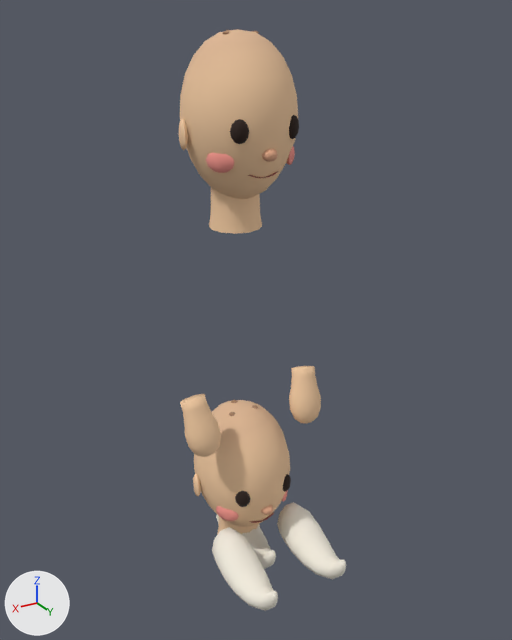
Two versions of the Blender file packages/client/assets/monk/monk.blend, one commit apart.
Before and after are seen from a camera (50 mm lens) standing at (0.71, 1.271, 1.192) and looking at (-0.01, 0.071, 0.593). Arrows for +X, +Y and +Z are at lower left; the lights stay in place. The older version comes first. The same objects are shown in both versions, whatever each file hides.

The first picture shows 'face', 'face_0', 'foot', 'foot_0', 'foot_1', 'hand_0', 'hand_1', 'head', 'head_0' and 1 more.
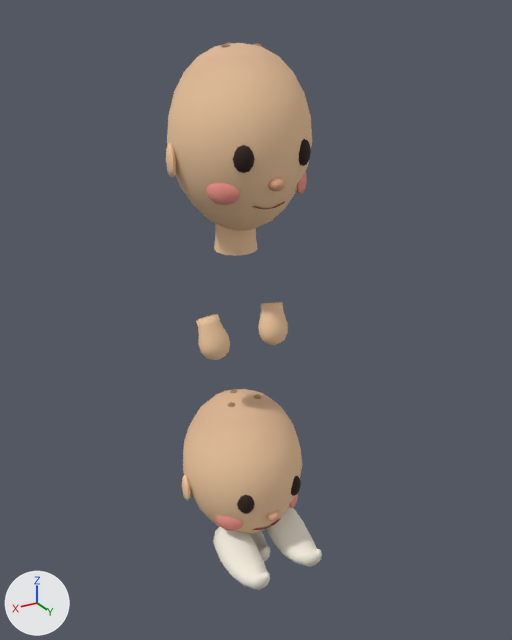
Diff of the bpy script that builds the scene:
```diff
--- a/packages/client/assets/monk/monk.blend.py
+++ b/packages/client/assets/monk/monk.blend.py
@@ me_head_mesh @@
-me_head_mesh.from_pydata(...)  # 354 vertices, 360 faces; spans x -0.124..0.124, y -0.108..0.148, z -0.025..0.358
+me_head_mesh.from_pydata(...)  # 354 vertices, 360 faces; spans x -0.154..0.154, y -0.129..0.174, z -0.025..0.385
+# me_head_mesh part 1: the loose piece of 222 vertices spanning x -0.113..0.113, y -0.108..0.148, z 0.038..0.358 is scaled about its middle by (1.25, 1.18, 1.12), then moved by (0.0, 0.003, 0.007)
+# me_head_mesh part 2: the loose piece of 48 vertices spanning x 0.106..0.124, y -0.011..0.027, z 0.143..0.203 is scaled about its middle by (1.12, 1.12, 1.13), then moved by (0.028, 0.001, 0.004)
+# me_head_mesh part 3: the loose piece of 36 vertices spanning x -0.056..0.056, y -0.052..0.06, z -0.025..0.058 is rebuilt with 36 vertices and now spans x -0.046..0.046, y -0.042..0.05, z -0.025..0.045
+# other edits to the shape of me_head_mesh do not show in these pictures
 me_head_mesh.materials.append(mat_monk_skin)
@@ me_face_mesh @@
-me_face_mesh.from_pydata(...)  # 263 vertices, 280 faces; spans x -0.096..0.096, y 0.062..0.152, z 0.098..0.211
+me_face_mesh.from_pydata(...)  # 263 vertices, 280 faces; spans x -0.111..0.111, y 0.09..0.178, z 0.092..0.22
+# me_face_mesh part 4: the loose piece of 44 vertices spanning x -0.073..-0.043, y 0.113..0.14, z 0.166..0.211 is turned -5.1 degrees about the z axis through its middle and scaled by 1.12, then moved by (-0.007, 0.027, 0.006)
+# me_face_mesh part 5: the loose piece of 48 vertices spanning x -0.096..-0.06, y 0.062..0.112, z 0.109..0.153 is turned -8.4 degrees about the z axis through its middle and scaled by 1.13, then moved by (-0.01, 0.028, -0.002)
+# me_face_mesh part 6: the loose piece of 44 vertices spanning x 0.043..0.073, y 0.113..0.14, z 0.166..0.211 is turned 5.1 degrees about the z axis through its middle and scaled by 1.12, then moved by (0.007, 0.027, 0.006)
+# me_face_mesh part 7: the loose piece of 48 vertices spanning x 0.06..0.096, y 0.062..0.112, z 0.109..0.153 is turned 8.4 degrees about the z axis through its middle and scaled by 1.13, then moved by (0.01, 0.028, -0.002)
+# me_face_mesh part 8: a new loose piece, a UV sphere (8 segments, 6 rings, poles along z) spanning x -0.018..0.018, y 0.142..0.178, z 0.129..0.159, in mat_monk_nose
+# me_face_mesh part 9: the loose piece of 37 vertices spanning x -0.034..0.034, y 0.112..0.12, z 0.098..0.105 is scaled about its middle by (1.13, 1.04, 1.13), then moved by (0.0, 0.021, -0.005)
+# me_face_mesh part 10: the loose piece of 42 vertices spanning x -0.016..0.016, y 0.12..0.152, z 0.131..0.157 is deleted
 me_face_mesh.materials.append(mat_monk_eye)
@@ me_hand_mesh @@
 # used by ob_hand_0; location = (-0.139, 0.071, 0.412); rotation_euler = (0.32, -0.12, 0.0), in degrees (18, -6.9, 0)
-me_hand_mesh.from_pydata(...)  # 72 vertices, 80 faces; spans x -0.04..0.04, y -0.0295..0.0295, z -0.103..0.03
+me_hand_mesh.from_pydata(...)  # 72 vertices, 80 faces; spans x -0.036..0.036, y -0.0266..0.0266, z -0.074..0.021
+# me_hand_mesh part 11: 72 of 72 vertices moved; they spanned x -0.04..0.04, y -0.0295..0.0295, z -0.103..0.03 and now span x -0.036..0.036, y -0.0266..0.0266, z -0.074..0.021; mean shift (0.0, 0.0, 0.011)
 me_hand_mesh.materials.append(mat_monk_skin)
@@ me_foot_mesh @@
-me_foot_mesh.from_pydata(...)  # 82 vertices, 90 faces; spans x -0.048..0.048, y -0.076..0.17, z -0.044..0.055
+me_foot_mesh.from_pydata(...)  # 82 vertices, 90 faces; spans x -0.048..0.048, y -0.065..0.144, z -0.041..0.048
+# me_foot_mesh part 12: the whole mesh is scaled about its middle by (1, 0.848, 0.899), then moved by (0.0, -0.007, -0.002)
 me_foot_mesh.materials.append(mat_monk_sock)
@@ ob_head_0 @@
 ob_head_0 = bpy.data.objects.new('head_0', me_head_mesh)
-ob_head_0.location = (0.0, 0.0, 0.81)
+ob_head_0.location = (0.0, 0.0, 0.76)
@@ ob_face_0 @@
 ob_face_0 = bpy.data.objects.new('face_0', me_face_mesh)
-ob_face_0.location = (0.0, 0.0, 0.81)
+ob_face_0.location = (0.0, 0.0, 0.76)
@@ ob_hand_0 @@
 ob_hand_0 = bpy.data.objects.new('hand_0', me_hand_mesh)
-ob_hand_0.location = (-0.139, 0.071, 0.412)
+ob_hand_0.location = (-0.079, 0.027, 0.579)
 ob_hand_0.rotation_euler = (0.32, -0.12, 0.0)  # degrees (18, -6.9, 0)
@@ ob_hand_1 @@
 ob_hand_1 = bpy.data.objects.new('hand_1', me_hand_mesh)
-ob_hand_1.location = (0.139, 0.071, 0.412)
+ob_hand_1.location = (0.079, 0.027, 0.579)
 ob_hand_1.rotation_euler = (0.32, 0.12, 0.0)  # degrees (18, 6.9, 0)
@@ ob_foot_0 @@
 ob_foot_0 = bpy.data.objects.new('foot_0', me_foot_mesh)
-ob_foot_0.location = (-0.09, 0.15, 0.045)
+ob_foot_0.location = (-0.07, 0.11, 0.042)
@@ ob_foot_1 @@
 ob_foot_1 = bpy.data.objects.new('foot_1', me_foot_mesh)
-ob_foot_1.location = (0.09, 0.15, 0.045)
+ob_foot_1.location = (0.07, 0.11, 0.042)
```

Location of each change, (x1, y1, x2, y2) in pixels of the pictures (512 x 640 px; the box of a moved part takes in the faces that stretch with it):
'head_0', reshaped, moved (23% wider)
    before: (179, 29, 298, 234)
    after: (166, 43, 312, 256)
'head', reshaped (23% wider, 7% taller)
    before: (193, 400, 290, 535)
    after: (182, 389, 302, 534)
'foot_1', moved, rescaled
    before: (212, 527, 278, 611)
    after: (213, 526, 270, 590)
'foot_0', moved, rescaled
    before: (277, 502, 346, 579)
    after: (266, 507, 322, 567)
'hand_1', reshaped, moved (17% narrower, 27% shorter)
    before: (180, 394, 221, 457)
    after: (196, 314, 230, 360)
'face_0', reshaped, moved (13% wider, 11% taller)
    before: (206, 115, 299, 178)
    after: (206, 139, 311, 209)
'hand_0', reshaped, moved (6% narrower, 25% shorter)
    before: (289, 366, 321, 424)
    after: (258, 302, 288, 345)
'face', reshaped (14% wider, 12% taller)
    before: (216, 474, 291, 523)
    after: (215, 476, 301, 531)
'foot', moved, rescaled
    before: (216, 515, 276, 569)
    after: (249, 531, 270, 561)
part 1 of me_head_mesh, moved or reshaped
    before: (180, 29, 298, 527)
    after: (167, 43, 312, 534)
part 2 of me_head_mesh, moved or reshaped
    before: (179, 118, 201, 496)
    after: (166, 143, 190, 501)
part 3 of me_head_mesh, rebuilt
    before: (209, 188, 262, 535)
    after: (214, 223, 257, 256)
part 4 of me_face_mesh, moved or reshaped
    before: (283, 115, 299, 492)
    after: (291, 139, 311, 496)
part 5 of me_face_mesh, moved or reshaped
    before: (282, 146, 295, 502)
    after: (289, 172, 307, 508)
part 6 of me_face_mesh, moved or reshaped
    before: (230, 119, 250, 507)
    after: (233, 145, 255, 514)
part 7 of me_face_mesh, moved or reshaped
    before: (206, 152, 239, 521)
    after: (206, 183, 243, 531)
part 8 of me_face_mesh, added
    after: (266, 177, 285, 521)
part 9 of me_face_mesh, moved or reshaped
    before: (248, 172, 277, 523)
    after: (252, 202, 285, 530)
part 10 of me_face_mesh, deleted
    before: (261, 149, 278, 515)
part 11 of me_hand_mesh, moved or reshaped
    before: (180, 366, 321, 457)
    after: (196, 302, 288, 360)
part 12 of me_foot_mesh, moved or reshaped
    before: (212, 502, 346, 611)
    after: (213, 507, 322, 590)
